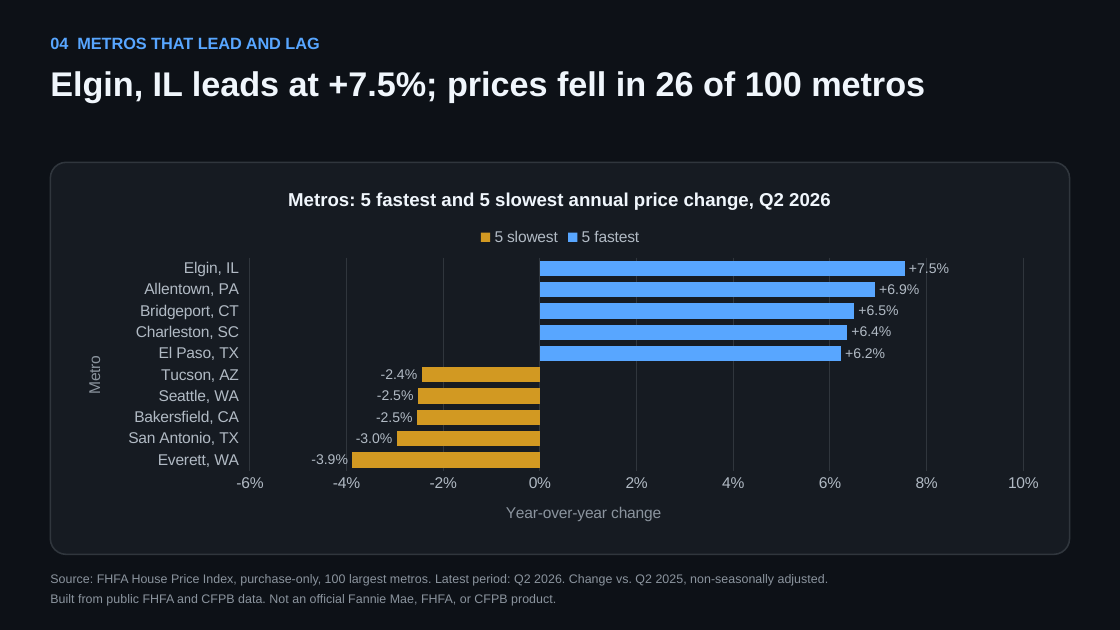
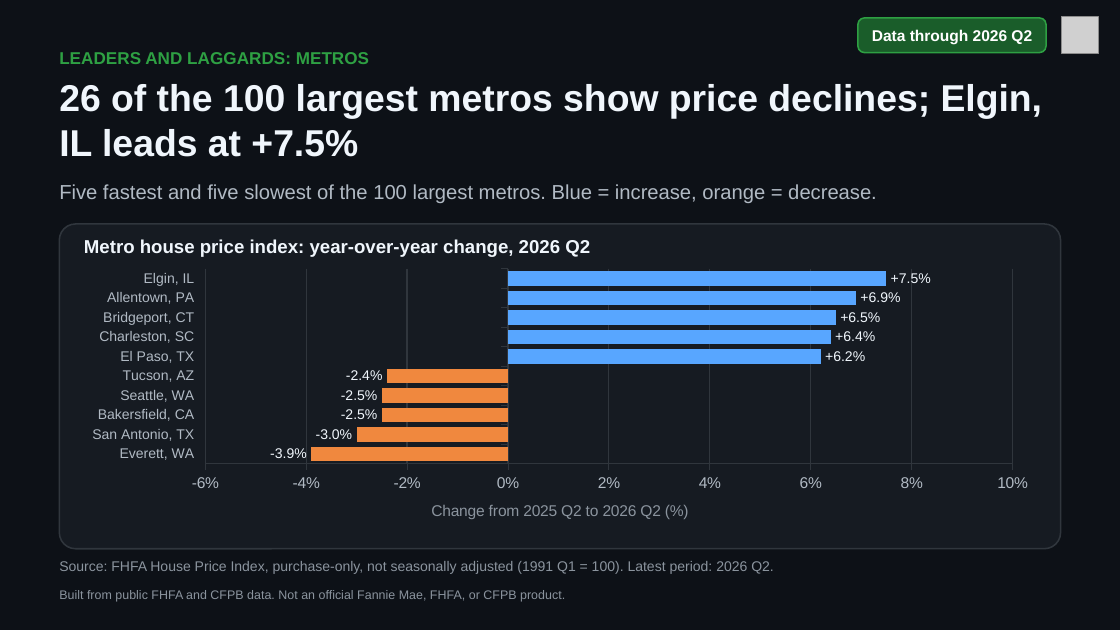
Before and after one commit to DanWahlin/housing-market-demo, a slide deck: slide 5 of briefings/housing-market-briefing.pptx. Drawn at 1120x630 pixels with LibreOffice and Linux fonts; fonts in the diff are those of the drawing; grey boxes stand for pictures. Boxes give left, top, right and bottom in pixels: in the first picture for what was removed or moved away, otherwise in the second. Text is boxed around its words. In the diff, an @@ line names an element or a change of style, - is before the commit and + after.

```diff
--- a/briefings/housing-market-briefing.pptx
+++ b/briefings/housing-market-briefing.pptx
@@ rounded rectangle added at (x1=858, y1=18, x2=1046, y2=53), fill #1A5D2A, outline #2EA043 1 pt @@
@@ text added at (x1=872, y1=29, x2=1032, y2=44), 10 pt, text #FFFFFF, bold @@
+Data through 2026 Q2
@@ picture added at (x1=1062, y1=17, x2=1099, y2=54) @@
@@ text removed at (x1=50, y1=37, x2=319, y2=49) @@
-04 METROS THAT LEAD AND LAG
@@ text added at (x1=59, y1=52, x2=369, y2=64), 11 pt, text #2EA043, bold @@
+LEADERS AND LAGGARDS: METROS
@@ text at (x1=59, y1=84, x2=1043, y2=157): text changed; size 22 to 24 pt @@
-Elgin, IL leads at +7.5%; prices fell in 26 of 100 metros
+26 of the 100 largest metros show price declines; Elgin, IL leads at +7.5%
@@ text added at (x1=59, y1=184, x2=877, y2=203), 13 pt, text #B1BAC4 @@
+Five fastest and five slowest of the 100 largest metros. Blue = increase, orange = decrease.
@@ rounded rectangle resized from (x1=50, y1=162, x2=1070, y2=554) to (x1=59, y1=224, x2=1061, y2=549) @@
@@ rounded rectangle at (x1=59, y1=224, x2=1061, y2=549): proportions changed @@
@@ text added at (x1=84, y1=239, x2=590, y2=257), 12 pt, text #F0F6FC, bold @@
+Metro house price index: year-over-year change, 2026 Q2
@@ bar chart at (x1=73, y1=263, x2=1047, y2=543) @@
@@ title "Metros: 5 fastest and 5 slowest annual price change, Q2 2026" removed @@
-5 fastest: -, -, -, -, -, 0.062, 0.064, 0.065, 0.069, 0.075
+Series 1: -3.9, -3, -2.5, -2.5, -2.4, 6.2, 6.4, 6.5, 6.9, 7.5
@@ data labels of Series 1 changed @@
@@ colours of single points changed @@
-5 slowest: -0.039, -0.03, -0.025, -0.025, -0.024, -, -, -, -, -
@@ category axis title "Metro" to "" @@
@@ value axis title "Year-over-year change" to "Change from 2025 Q2 to 2026 Q2 (%)" @@
@@ legend changed @@
@@ category axis changed @@
@@ value axis changed @@
@@ bar spacing changed @@
@@ lettering changed @@
@@ bar chart resized from (x1=62, y1=171, x2=1058, y2=545) to (x1=73, y1=263, x2=1047, y2=543) @@
@@ text added at (x1=59, y1=561, x2=774, y2=574), 9 pt, text #8B949E @@
+Source: FHFA House Price Index, purchase-only, not seasonally adjusted (1991 Q1 = 100). Latest period: 2026 Q2.
@@ text at (x1=50, y1=574, x2=829, y2=586): paragraph removed @@
-Source: FHFA House Price Index, purchase-only, 100 largest metros. Latest period: Q2 2026. Change vs. Q2 2025, non-seasonally adjusted.
@@ text "Built from public FHFA and ..." moved from (x1=50, y1=574, x2=829, y2=606) to (x1=59, y1=590, x2=565, y2=602) @@
@@ text "Built from public FHFA and ..." at (x1=59, y1=590, x2=565, y2=602): less space between paragraphs @@
```
Also in this commit, not shown: 5 other slides changed, 1 slide added, 1 slide removed, 42 other files.
